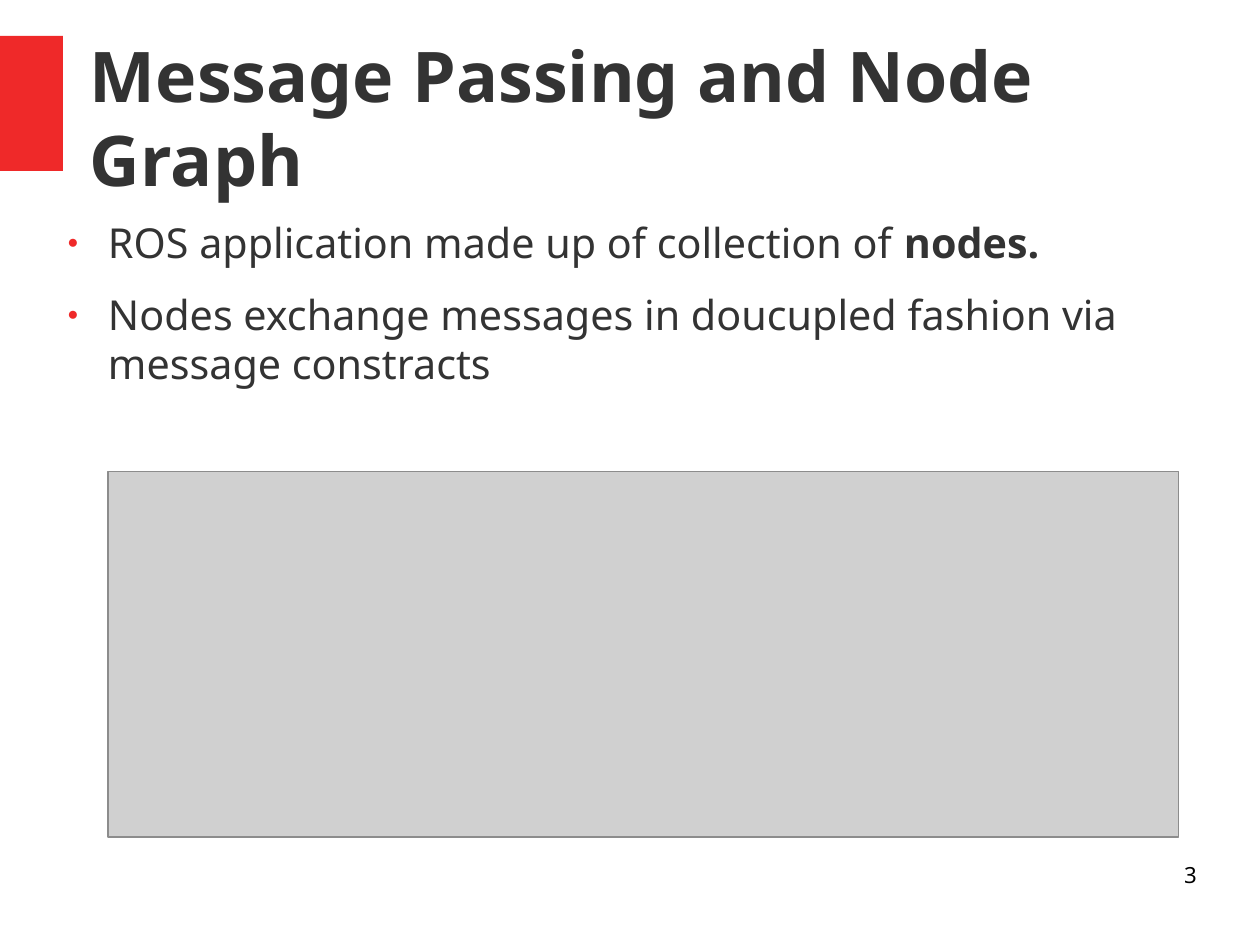
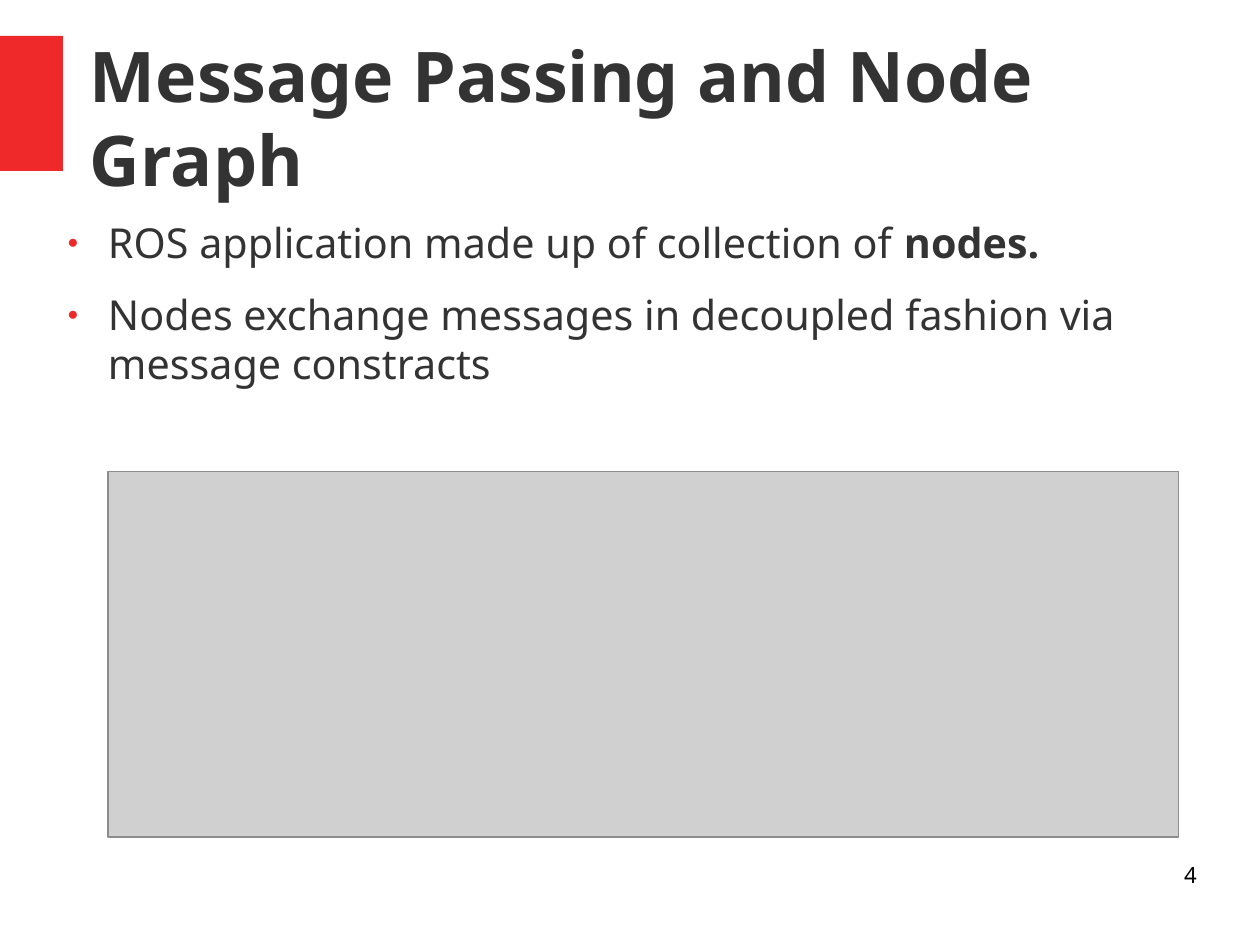
Before and after one commit to dmeger/COMP417_Fall2019, a slide deck: slide 4 of website/tutorials/Tutorial1_ROS.odp (slide 3 before the commit). Drawn at 1260x945 pixels with LibreOffice and Linux fonts; fonts in the diff are those of the drawing; grey boxes stand for pictures; background and template pictures are left out. Boxes give left, top, right and bottom in pixels: in the first picture for what was removed or moved away, otherwise in the second. Text is boxed around its words. In the diff, an @@ line names an element or a change of style, - is before the commit and + after.

```diff
--- a/website/tutorials/Tutorial1_ROS.odp
+++ b/website/tutorials/Tutorial1_ROS.odp
@@ text at box(108, 298, 1115, 389): text changed @@
-● Nodes exchange messages in doucupled fashion via message constracts
+● Nodes exchange messages in decoupled fashion via message constracts
@@ page number at box(1184, 867, 1197, 883): text changed @@
-3
+4
```
Also in this commit, not shown: 1 other slide changed, 1 slide added, 3 other files.
